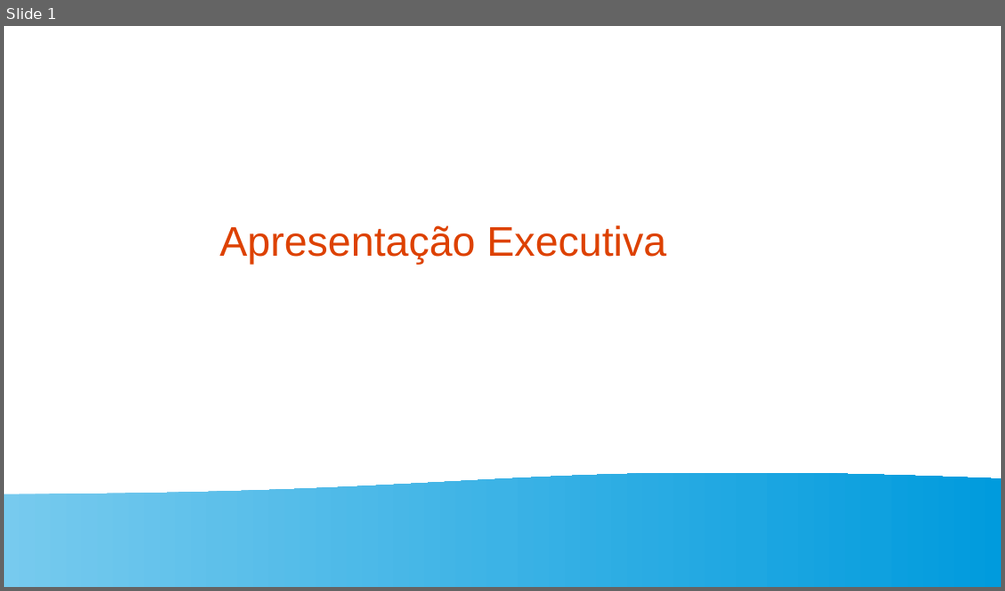
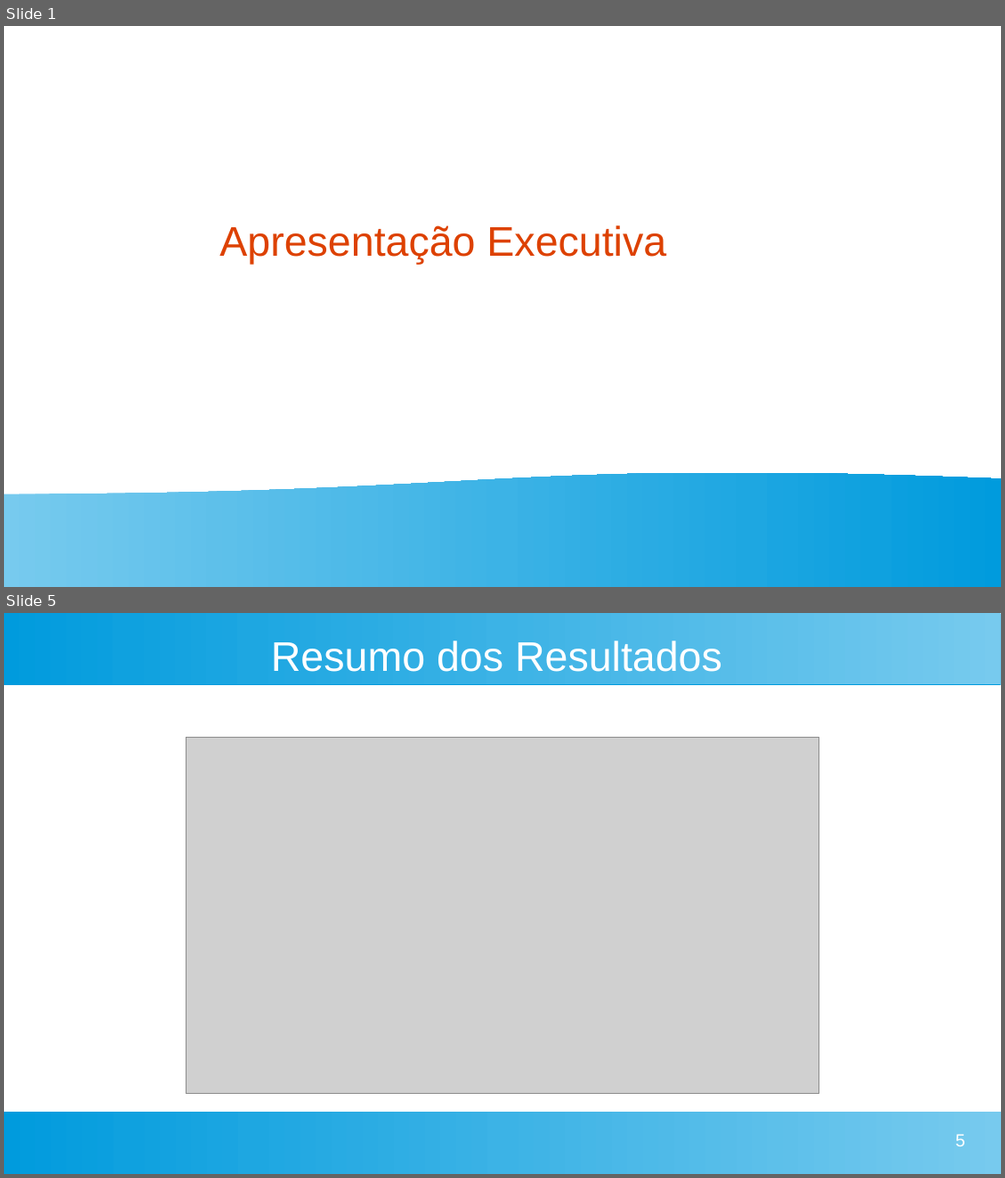
Before and after one commit to kiraDarthur/pandas-numpy, a slide deck: APRESENTAÇAO DO eXECULTIVO.odp. Shown one above the other, each under a label of ours: slide 1 before the commit, slides 1 and 5 after it; the slides between them are not shown. The pictures are 1005x591 and 1005x1178 pixels, drawn with LibreOffice and Linux fonts; fonts in the diff are those of the drawing; grey boxes stand for pictures. Boxes give left, top, right and bottom in pixels: in the first picture for what was removed or moved away, otherwise in the second. Text is boxed around its words. In the diff, an @@ line names an element or a change of style, - is before the commit and + after.

```diff
--- a/APRESENTAÇAO DO eXECULTIVO.odp
+++ b/APRESENTAÇAO DO eXECULTIVO.odp
@@ slide 5 added at bbox=[4, 613, 1001, 1174], background #FFFFFF @@
@@ rectangle added at bbox=[4, 613, 1001, 684], fill gradient #77CAEE to #75C9EE to #73C9ED to #71C8ED to #6FC7ED to #6EC6ED @@
@@ title added at bbox=[271, 641, 722, 672], 33 pt, text #FFFFFF @@
+Resumo dos Resultados
@@ picture added at bbox=[186, 738, 819, 1094] @@
@@ rectangle added at bbox=[4, 1111, 1001, 1174], fill gradient #77CAEE to #75C9EE to #73C9ED to #71C8ED to #6FC7ED to #6EC6ED @@
@@ page number added at bbox=[955, 1134, 965, 1146], 14 pt, text #FFFFFF @@
+5
```
Also in this commit, not shown: 4 other slides added, 4 slides removed, 2 other files.
